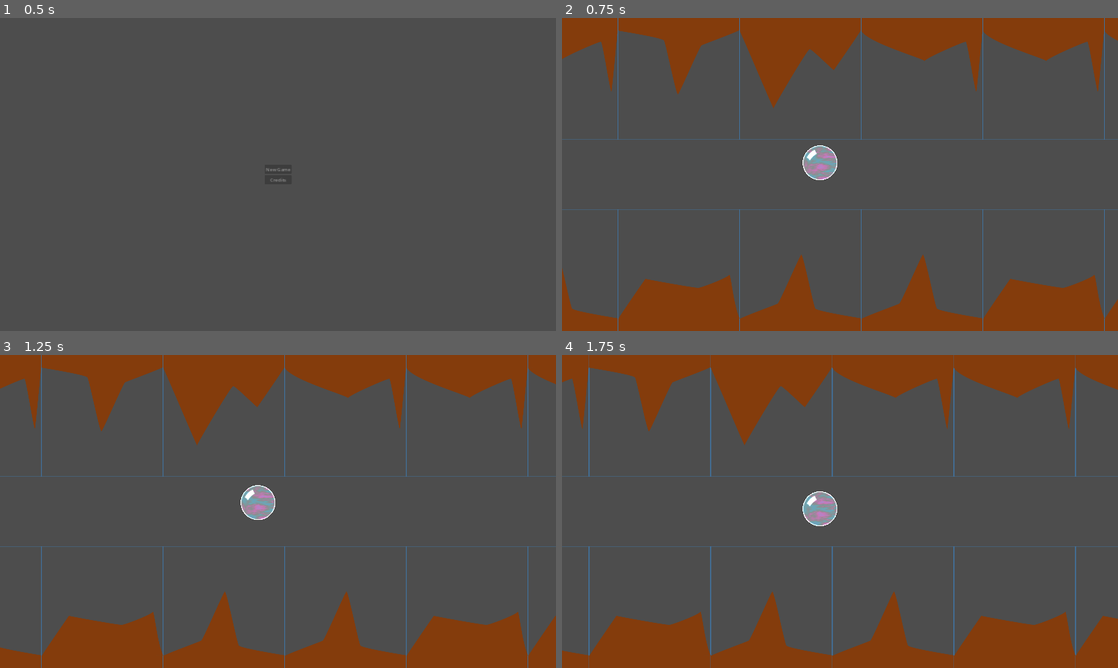
Above: before the commit, frames 1-4 (two rows, left to right).
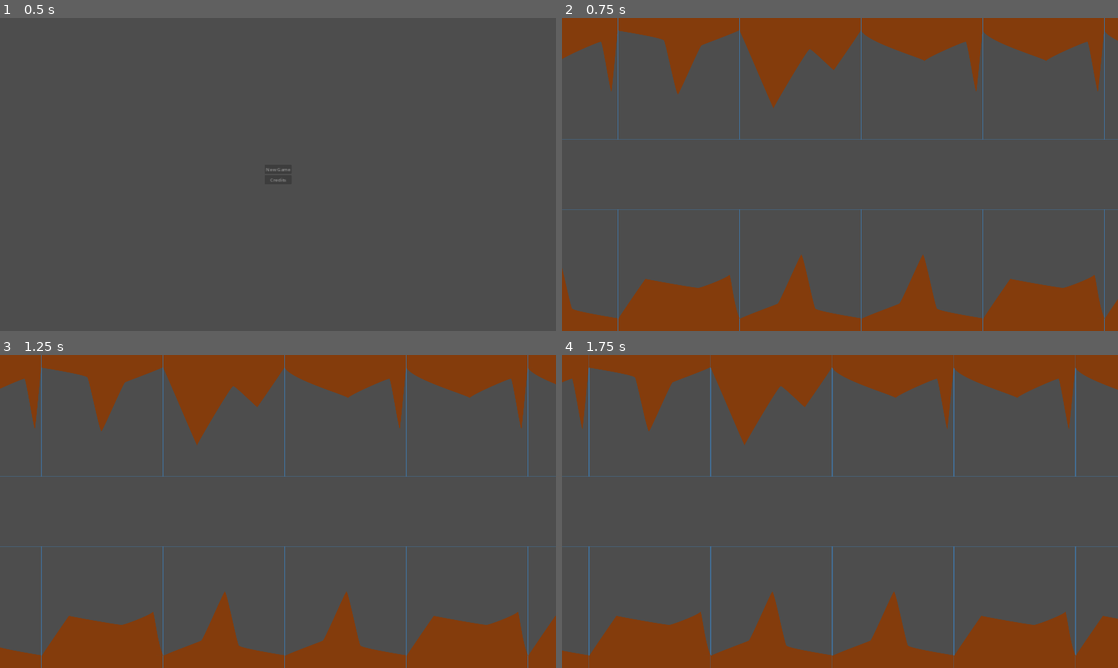
Above: after the commit, the same moments.

Repository: cesarizu/ggj-2025-bubbles
Game: Godot game, scene res://game/ui/main_menu.tscn
Same seed, same stepped clock (60 frames per second), same inputs: the game is played once before the commit and once after it.
Inputs (mouse positions are in pixels of both pictures, inside the frame that each line leads up to):
- Up to frame 1 (0.5 s): no input
- Up to frame 2 (0.75 s): click "New Game" at 0.5 s
- Up to frame 3 (1.25 s): no input
- Up to frame 4 (1.75 s): tap Enter at 1.25 s; move the mouse to (962, 495) at 1.27 s; hold Up from 1.28 s (still down); tap Backspace at 1.35 s; click (962, 495) at 1.42 s; tap Space at 1.52 s

Frame 1 is identical in both runs. In frame 2, 0.5% of the frame differs, in the area x 43-50%, y 40-52%; in frame 3, 0.5%; in frame 4, 0.5%, in the area x 43-50%, y 43-55%.

Commit message:
Correcion de la ubicasion de la colicion de la burbuja.

Diff:
--- a/game/bubble/bubble.tscn
+++ b/game/bubble/bubble.tscn
@@ -54,7 +54,6 @@
 radius = 60.0
 
 [node name="Bubble" type="RigidBody2D"]
-position = Vector2(708, 526)
 collision_layer = 3
 collision_mask = 13
 mass = 0.01
@@ -69,13 +68,11 @@
 unique_name_in_owner = true
 texture_filter = 6
 material = SubResource("ShaderMaterial_mhwbl")
-position = Vector2(183, -27)
 scale = Vector2(0.2, 0.2)
 texture = ExtResource("2_6q6au")
 
 [node name="GPUParticles2D" type="GPUParticles2D" parent="."]
 unique_name_in_owner = true
-position = Vector2(19, 4)
 emitting = false
 amount = 100
 process_material = SubResource("ParticleProcessMaterial_h7p6r")
@@ -88,7 +85,6 @@
 
 [node name="CollisionShape2D" type="CollisionShape2D" parent="."]
 unique_name_in_owner = true
-visible = false
 shape = SubResource("CircleShape2D_8x8ob")
 
 [connection signal="body_entered" from="." to="." method="_on_body_entered"]
--- a/game/bubble/bubble_test.tscn
+++ b/game/bubble/bubble_test.tscn
@@ -17,7 +17,7 @@
 texture = ExtResource("2_rgeyu")
 
 [node name="Bubble" parent="." instance=ExtResource("1_77kjh")]
-position = Vector2(571, 555)
+position = Vector2(468, 522)
 
 [node name="Floor" type="StaticBody2D" parent="."]
 position = Vector2(872, 901)
